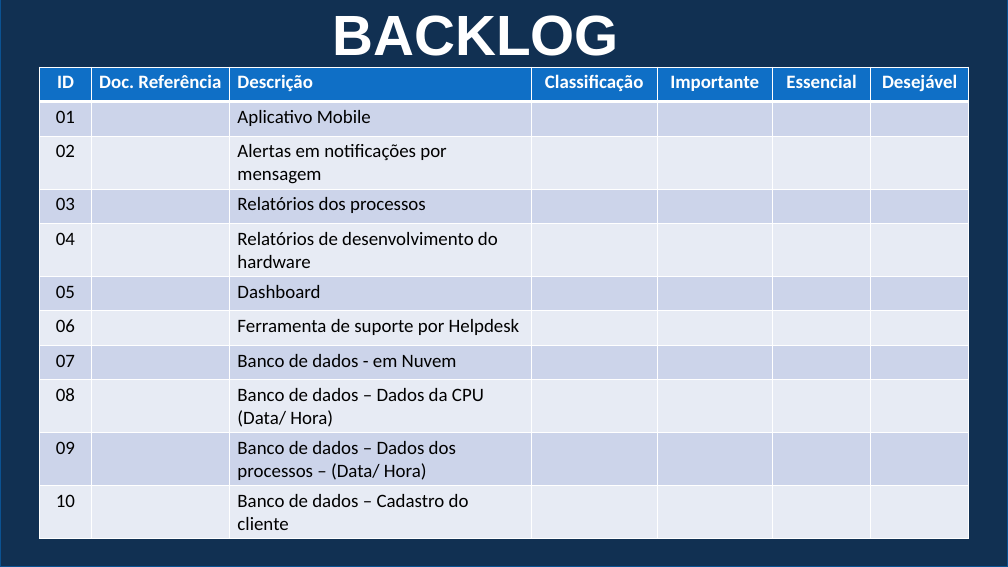
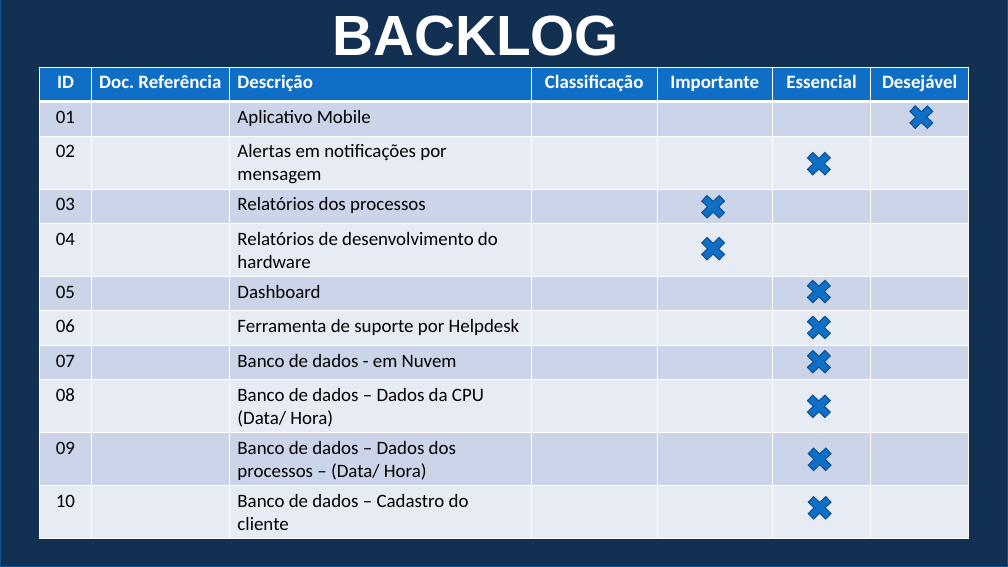
Before and after one commit to PedroRocha10/grupo-03-adsa-20201, a slide deck: slide 9 of documentacao/Pro Eagle apresentação.pptx (slide 10 before the commit). Drawn at 1008x567 pixels with LibreOffice and Linux fonts; fonts in the diff are those of the drawing. Boxes give left, top, right and bottom in pixels: in the first picture for what was removed or moved away, otherwise in the second. Text is boxed around its words. In the diff, an @@ line names an element or a change of style, - is before the commit and + after.

```diff
--- a/documentacao/Pro Eagle apresentação.pptx
+++ b/documentacao/Pro Eagle apresentação.pptx
@@ cross added at [904,101,938,133], fill #0F6FC6, outline #0B5292 1 pt @@
@@ cross added at [802,147,836,180], fill #0F6FC6, outline #0B5292 1 pt @@
@@ cross added at [696,191,730,223], fill #0F6FC6, outline #0B5292 1 pt @@
@@ cross added at [696,232,730,265], fill #0F6FC6, outline #0B5292 1 pt @@
@@ cross added at [802,275,836,308], fill #0F6FC6, outline #0B5292 1 pt @@
@@ cross added at [802,312,836,344], fill #0F6FC6, outline #0B5292 1 pt @@
@@ cross added at [802,346,836,378], fill #0F6FC6, outline #0B5292 1 pt @@
@@ cross added at [802,390,836,423], fill #0F6FC6, outline #0B5292 1 pt @@
@@ cross added at [803,443,836,476], fill #0F6FC6, outline #0B5292 1 pt @@
@@ cross added at [803,492,836,524], fill #0F6FC6, outline #0B5292 1 pt @@
```
Also in this commit, not shown: 1 other slide changed, 1 slide removed, 1 other file.
